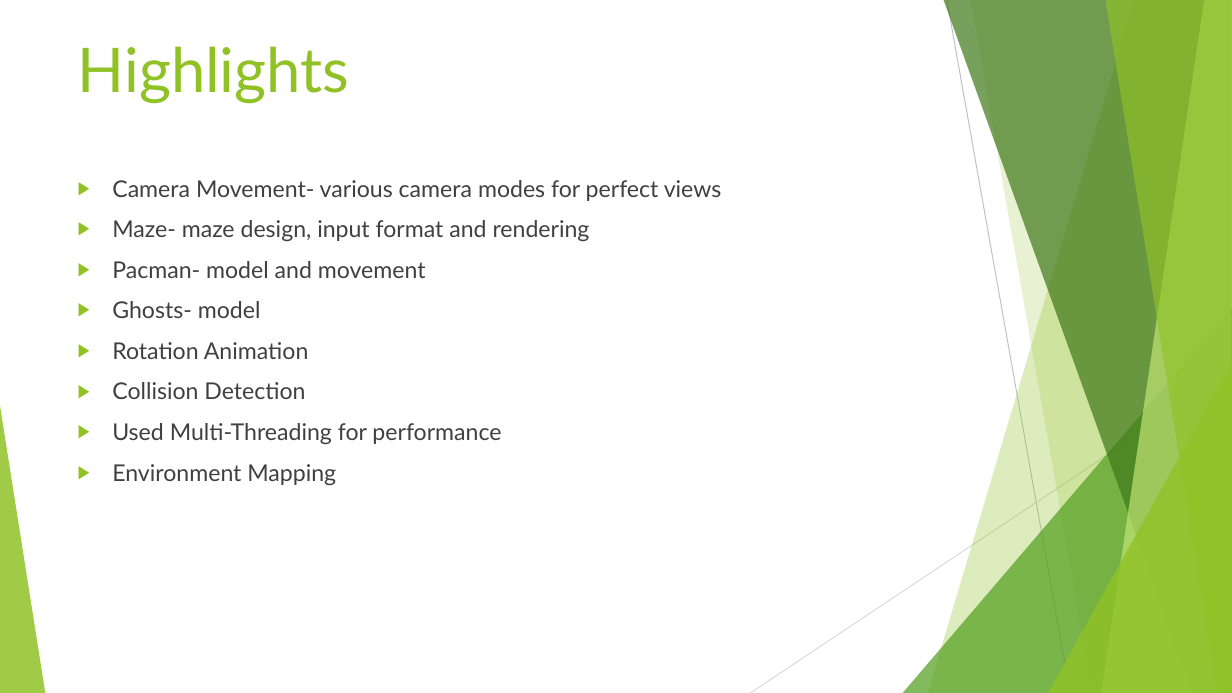
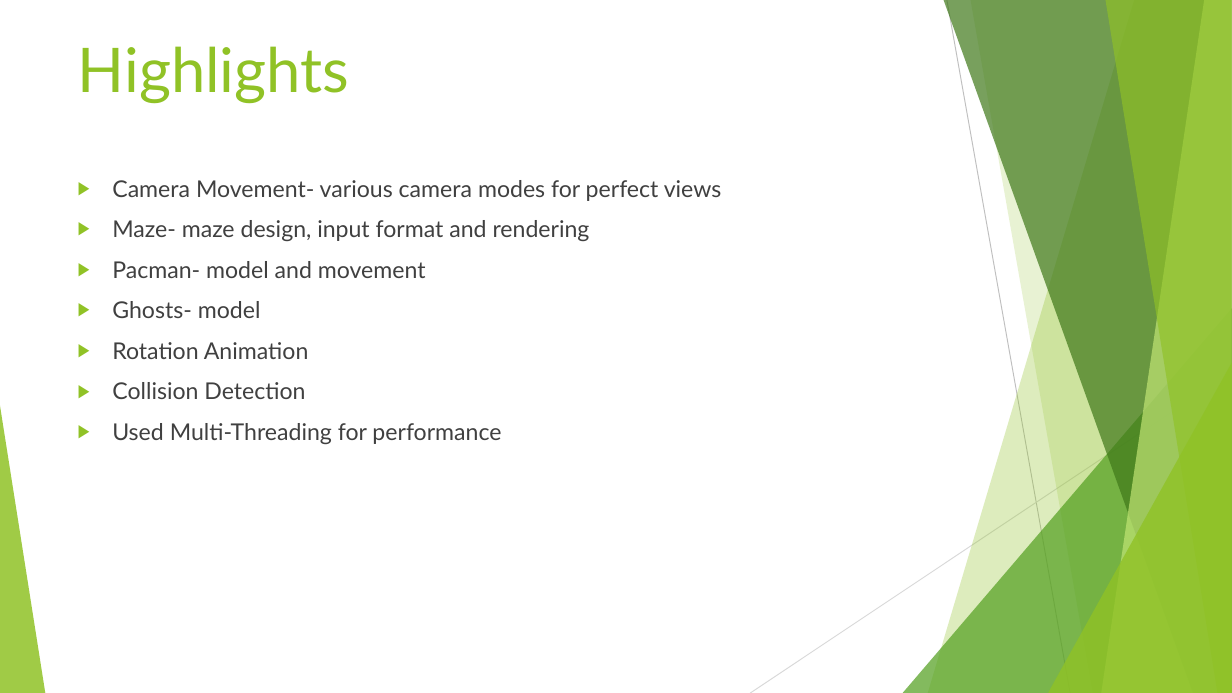
Before and after one commit to abhishek4747/3D_OpenGL_Pacman, a slide deck: slide 4 of 3D Pacman - final presentation.pptx. Drawn at 1232x693 pixels with LibreOffice and Linux fonts; fonts in the diff are those of the drawing. Boxes give left, top, right and bottom in pixels: in the first picture for what was removed or moved away, otherwise in the second. Text is boxed around its words. In the diff, an @@ line names an element or a change of style, - is before the commit and + after.

```diff
--- a/3D Pacman - final presentation.pptx
+++ b/3D Pacman - final presentation.pptx
@@ text at (x1=112, y1=464, x2=336, y2=485): paragraph removed @@
-▶ Environment Mapping
```
Also in this commit, not shown: 13 other files.
